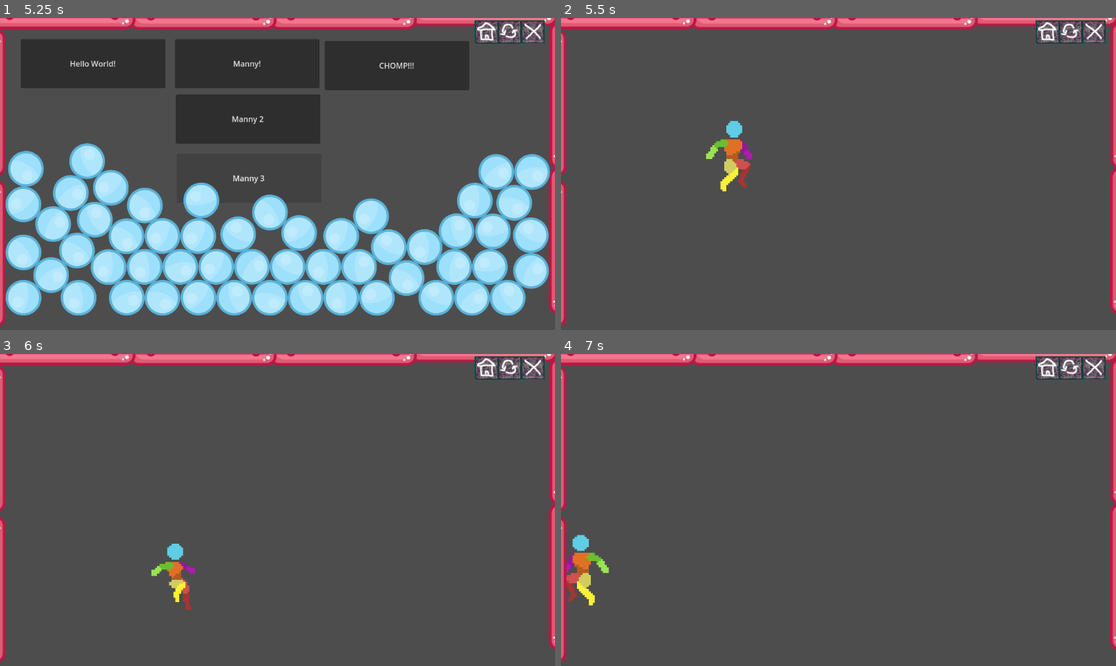
Above: before the commit, frames 1-4 (two rows, left to right).
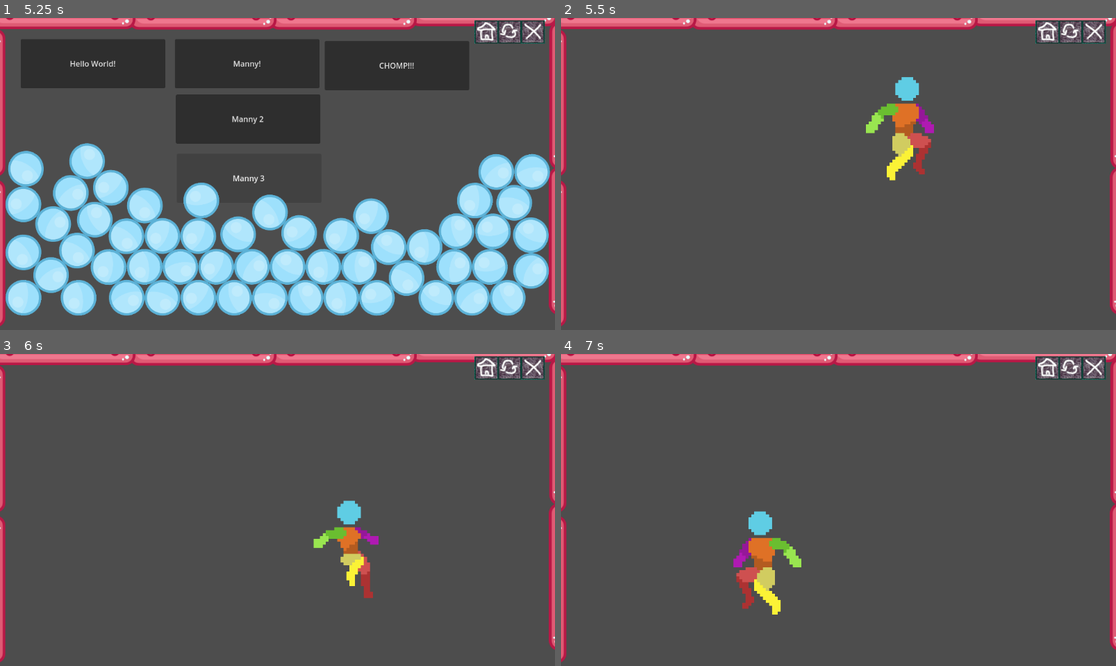
Above: after the commit, the same moments.

Repository: StevenPartridge/godot-learning
Game: Godot game, scene res://Main.tscn
Two runs of this game, one before a commit and one after it. Both use one fixed random seed, a clock stepped at 60 frames per second and the inputs below.
Inputs (mouse positions are in pixels of both pictures, inside the frame that each line leads up to):
- Up to frame 1 (5.25 s): move the mouse to (399, 158) at 0.52 s; press the mouse at (399, 158) at 0.53 s; hold Right (MoveRight) 0.53-2.03 s; tap W (Jump) at 0.77, 1.52, 3.02, 3.77, 4.52 s; move the mouse to (166, 189) at 1.27 s; release the mouse at (166, 189) at 1.28 s; tap S (Crouch) at 1.35 s; click (166, 189) at 1.55 s; move the mouse to (333, 105) at 2.02 s; press the mouse at (333, 105) at 2.03 s; hold A (MoveLeft) 2.03-2.78 s; tap Down (GroundPound) at 2.1 s; move the mouse to (249, 236) at 2.77 s; release the mouse at (249, 236) at 2.78 s; hold Right (MoveRight) 2.78-4.28 s; tap Shift (Sprint) at 2.85 s; click (249, 236) at 3.05 s; move the mouse to (444, 220) at 3.52 s; press the mouse at (444, 220) at 3.53 s; move the mouse to (111, 127) at 4.27 s; release the mouse at (111, 127) at 4.28 s; hold A (MoveLeft) 4.28-5.03 s; click (111, 127) at 4.35 s; move the mouse to (305, 174) at 5.02 s; hold Right (MoveRight) from 5.03 s (still down); hold S (Crouch) from 5.03 s (still down)
- Up to frame 2 (5.5 s): keep holding Right (MoveRight); keep holding S (Crouch); click (866, 174) at 5.3 s
- Up to frame 3 (6 s): move the mouse to (194, 432) at 5.77 s; release Right (MoveRight) at 5.78 s; release S (Crouch) at 5.78 s; hold A (MoveLeft) from 5.78 s (still down); tap Down (GroundPound) at 5.85 s
- Up to frame 4 (7 s): keep holding A (MoveLeft); tap W (Jump) at 6.02, 6.77 s; click (755, 432) at 6.05 s; move the mouse to (960, 494) at 6.52 s; hold Shift (Sprint) from 6.53 s (still down); click (960, 494) at 6.8 s

Frame 1 is identical in both runs. In frame 2, 2.5% of the frame differs, in the area x 26-68%, y 18-56%; in frame 3, 1.9%; in frame 4, 2.5%.

Commit message:
Pushing against a wall is working

Diff:
--- a/src/Manny3/Manny3.gd
+++ b/src/Manny3/Manny3.gd
@@ -6,7 +6,13 @@
 	JUMP,
 	LAND,
 	CROUCH,
-	RUN
+	RUN,
+	PUNCHJAB,
+	PUNCHHEAVY,
+	PUNCHCROSS,
+	PUSHPULLIDLE,
+	PUSH,
+	PULL
 	# Add other states like ATTACK, CLIMB, etc.
 }
 
@@ -90,14 +96,18 @@
 		update_state(State.JUMP)
 	if is_press_left() and is_on_floor():
 		current_direction = Direction.LEFT
-		if is_sprinting():
+		if abs(velocity.x) == 0:
+			update_state(State.PUSH)
+		elif is_sprinting():
 			update_state(State.RUN)
 		else:
 			update_state(State.WALK)
 		Manny.flip_h = true
 	if is_press_right() and is_on_floor():
 		current_direction = Direction.RIGHT
-		if is_sprinting():
+		if abs(velocity.x) == 0:
+			update_state(State.PUSH)
+		elif is_sprinting():
 			update_state(State.RUN)
 		else:
 			update_state(State.WALK)
@@ -121,6 +131,8 @@
 	if current_state == State.LAND and Manny.animation == "LandOnGround" and get_input_direction() == 0:
 		return
 
+	print(current_state)
+
 	match current_state:
 		State.IDLE:
 			play_animation("Idle")
@@ -136,6 +148,18 @@
 			call_deferred("_set_state_idle")
 		State.CROUCH:
 			play_animation("CrouchIdle")
+		State.PUSH:
+			play_animation("InteractionPush")
+		State.PULL:
+			play_animation("InteractionPull")
+		State.PUSHPULLIDLE:
+			play_animation("InteractionPushPullIdle")
+		State.PUNCHJAB:
+			play_animation("PunchJab")
+		State.PUNCHHEAVY:
+			play_animation("PunchHeavy")
+		State.PUNCHCROSS:
+			play_animation("PunchCross")
 		# Add cases for other states
 
 func play_animation(anim_name):
@@ -146,4 +170,5 @@
 
 func _set_state_idle():
 	if is_on_floor():
+		print("NOPE")
 		update_state(State.IDLE)
--- a/src/Manny3/Manny3.tscn
+++ b/src/Manny3/Manny3.tscn
@@ -10,11 +10,15 @@
 [ext_resource type="Texture2D" uid="uid://bxem7m7t88rwy" path="res://assets/animations/Manny/Shoot 2H/player shoot 2H 48x48.png" id="5_mjwch"]
 [ext_resource type="Texture2D" uid="uid://bofhwds88qr4t" path="res://assets/animations/Manny/Sprite Sheets/run cycle 48x48.png" id="6_tbu6v"]
 [ext_resource type="Texture2D" uid="uid://ds4yg5hm6m56q" path="res://assets/animations/Manny/Sword Stab/Player Sword Stab 96x48.png" id="7_8fnyd"]
+[ext_resource type="Texture2D" uid="uid://bdsceij6n8qbl" path="res://assets/animations/Manny/Push/player push 48x48.png" id="7_ftl3q"]
 [ext_resource type="Texture2D" uid="uid://bykhyv6gwdd3g" path="res://assets/animations/Manny/Sprite Sheets/player jump 48x48.png" id="7_jdp2h"]
+[ext_resource type="Texture2D" uid="uid://dom8p4lbe3cjm" path="res://assets/animations/Manny/Pull/Player Pull 48x48.png" id="7_q77ev"]
 [ext_resource type="Texture2D" uid="uid://brov0k4o5tw8o" path="res://assets/animations/Manny/Punch Cross/Player Punch Cross 64x64.png" id="8_eyo7w"]
 [ext_resource type="Texture2D" uid="uid://d1a0k62p851rk" path="res://assets/animations/Manny/PlayerWalk/PlayerWalk 48x48.png" id="8_lnd0k"]
 [ext_resource type="Texture2D" uid="uid://bjkc4hbop5wl3" path="res://assets/animations/Manny/Punch Jab/Player Jab 48x48.png" id="9_5hcjm"]
+[ext_resource type="Texture2D" uid="uid://b0dkj4fmrcl7i" path="res://assets/animations/Manny/PlayerIdlePushPull/player push idle 48x48.png" id="9_r8sh8"]
 [ext_resource type="Texture2D" uid="uid://buyr2cfj2ggvy" path="res://assets/animations/Manny/Sprite Sheets/Wall Slide 48x48.png" id="10_uyxqh"]
+[ext_resource type="Texture2D" uid="uid://csvhe2kwnw4lj" path="res://assets/animations/Manny/Player Punch/Player Punch 64x64.png" id="12_pbn2v"]
 
 [sub_resource type="AtlasTexture" id="AtlasTexture_1nxw2"]
 atlas = ExtResource("2_eklbv")
@@ -200,6 +204,102 @@
 atlas = ExtResource("3_pbp33")
 region = Rect2(432, 0, 48, 48)
 
+[sub_resource type="AtlasTexture" id="AtlasTexture_wei46"]
+atlas = ExtResource("7_q77ev")
+region = Rect2(0, 0, 48, 48)
+
+[sub_resource type="AtlasTexture" id="AtlasTexture_wy8j0"]
+atlas = ExtResource("7_q77ev")
+region = Rect2(48, 0, 48, 48)
+
+[sub_resource type="AtlasTexture" id="AtlasTexture_1wkv3"]
+atlas = ExtResource("7_q77ev")
+region = Rect2(96, 0, 48, 48)
+
+[sub_resource type="AtlasTexture" id="AtlasTexture_4p4oc"]
+atlas = ExtResource("7_q77ev")
+region = Rect2(144, 0, 48, 48)
+
+[sub_resource type="AtlasTexture" id="AtlasTexture_csrf7"]
+atlas = ExtResource("7_q77ev")
+region = Rect2(192, 0, 48, 48)
+
+[sub_resource type="AtlasTexture" id="AtlasTexture_xwdwa"]
+atlas = ExtResource("7_q77ev")
+region = Rect2(240, 0, 48, 48)
+
+[sub_resource type="AtlasTexture" id="AtlasTexture_nf6ua"]
+atlas = ExtResource("7_ftl3q")
+region = Rect2(0, 0, 48, 48)
+
+[sub_resource type="AtlasTexture" id="AtlasTexture_wy6hx"]
+atlas = ExtResource("7_ftl3q")
+region = Rect2(48, 0, 48, 48)
+
+[sub_resource type="AtlasTexture" id="AtlasTexture_b17kh"]
+atlas = ExtResource("7_ftl3q")
+region = Rect2(96, 0, 48, 48)
+
+[sub_resource type="AtlasTexture" id="AtlasTexture_44sid"]
+atlas = ExtResource("7_ftl3q")
+region = Rect2(144, 0, 48, 48)
+
+[sub_resource type="AtlasTexture" id="AtlasTexture_nxo5r"]
+atlas = ExtResource("7_ftl3q")
+region = Rect2(192, 0, 48, 48)
+
+[sub_resource type="AtlasTexture" id="AtlasTexture_o30wm"]
+atlas = ExtResource("7_ftl3q")
+region = Rect2(240, 0, 48, 48)
+
+[sub_resource type="AtlasTexture" id="AtlasTexture_foh6y"]
+atlas = ExtResource("7_ftl3q")
+region = Rect2(288, 0, 48, 48)
+
+[sub_resource type="AtlasTexture" id="AtlasTexture_r6n1u"]
+atlas = ExtResource("7_ftl3q")
+region = Rect2(336, 0, 48, 48)
+
+[sub_resource type="AtlasTexture" id="AtlasTexture_lamic"]
+atlas = ExtResource("7_ftl3q")
+region = Rect2(384, 0, 48, 48)
+
+[sub_resource type="AtlasTexture" id="AtlasTexture_dfnlb"]
+atlas = ExtResource("7_ftl3q")
+region = Rect2(432, 0, 48, 48)
+
+[sub_resource type="AtlasTexture" id="AtlasTexture_ys30l"]
+atlas = ExtResource("9_r8sh8")
+region = Rect2(0, 0, 48, 48)
+
+[sub_resource type="AtlasTexture" id="AtlasTexture_01o3e"]
+atlas = ExtResource("9_r8sh8")
+region = Rect2(48, 0, 48, 48)
+
+[sub_resource type="AtlasTexture" id="AtlasTexture_dky6x"]
+atlas = ExtResource("9_r8sh8")
+region = Rect2(96, 0, 48, 48)
+
+[sub_resource type="AtlasTexture" id="AtlasTexture_tleg1"]
+atlas = ExtResource("9_r8sh8")
+region = Rect2(144, 0, 48, 48)
+
+[sub_resource type="AtlasTexture" id="AtlasTexture_smswt"]
+atlas = ExtResource("9_r8sh8")
+region = Rect2(192, 0, 48, 48)
+
+[sub_resource type="AtlasTexture" id="AtlasTexture_23lcn"]
+atlas = ExtResource("9_r8sh8")
+region = Rect2(240, 0, 48, 48)
+
+[sub_resource type="AtlasTexture" id="AtlasTexture_ca86c"]
+atlas = ExtResource("9_r8sh8")
+region = Rect2(288, 0, 48, 48)
+
+[sub_resource type="AtlasTexture" id="AtlasTexture_kkofa"]
+atlas = ExtResource("9_r8sh8")
+region = Rect2(336, 0, 48, 48)
+
 [sub_resource type="AtlasTexture" id="AtlasTexture_6jd2u"]
 atlas = ExtResource("4_pdcvi")
 region = Rect2(0, 0, 48, 48)
@@ -264,6 +364,38 @@
 atlas = ExtResource("8_eyo7w")
 region = Rect2(384, 0, 64, 64)
 
+[sub_resource type="AtlasTexture" id="AtlasTexture_p5gb5"]
+atlas = ExtResource("12_pbn2v")
+region = Rect2(0, 0, 64, 64)
+
+[sub_resource type="AtlasTexture" id="AtlasTexture_g0wb2"]
+atlas = ExtResource("12_pbn2v")
+region = Rect2(64, 0, 64, 64)
+
+[sub_resource type="AtlasTexture" id="AtlasTexture_e72ng"]
+atlas = ExtResource("12_pbn2v")
+region = Rect2(128, 0, 64, 64)
+
+[sub_resource type="AtlasTexture" id="AtlasTexture_5j2yo"]
+atlas = ExtResource("12_pbn2v")
+region = Rect2(192, 0, 64, 64)
+
+[sub_resource type="AtlasTexture" id="AtlasTexture_ooq7y"]
+atlas = ExtResource("12_pbn2v")
+region = Rect2(256, 0, 64, 64)
+
+[sub_resource type="AtlasTexture" id="AtlasTexture_0d0po"]
+atlas = ExtResource("12_pbn2v")
+region = Rect2(320, 0, 64, 64)
+
+[sub_resource type="AtlasTexture" id="AtlasTexture_n1kia"]
+atlas = ExtResource("12_pbn2v")
+region = Rect2(384, 0, 64, 64)
+
+[sub_resource type="AtlasTexture" id="AtlasTexture_ph6vp"]
+atlas = ExtResource("12_pbn2v")
+region = Rect2(448, 0, 64, 64)
+
 [sub_resource type="AtlasTexture" id="AtlasTexture_dv82p"]
 atlas = ExtResource("9_5hcjm")
 region = Rect2(0, 0, 48, 48)
@@ -675,6 +807,93 @@
 }, {
 "frames": [{
 "duration": 1.0,
+"texture": SubResource("AtlasTexture_wei46")
+}, {
+"duration": 1.0,
+"texture": SubResource("AtlasTexture_wy8j0")
+}, {
+"duration": 1.0,
+"texture": SubResource("AtlasTexture_1wkv3")
+}, {
+"duration": 1.0,
+"texture": SubResource("AtlasTexture_4p4oc")
+}, {
+"duration": 1.0,
+"texture": SubResource("AtlasTexture_csrf7")
+}, {
+"duration": 1.0,
+"texture": SubResource("AtlasTexture_xwdwa")
+}],
+"loop": true,
+"name": &"InteractionPull",
+"speed": 10.0
+}, {
+"frames": [{
+"duration": 1.0,
+"texture": SubResource("AtlasTexture_nf6ua")
+}, {
+"duration": 1.0,
+"texture": SubResource("AtlasTexture_wy6hx")
+}, {
+"duration": 1.0,
+"texture": SubResource("AtlasTexture_b17kh")
+}, {
+"duration": 1.0,
+"texture": SubResource("AtlasTexture_44sid")
+}, {
+"duration": 1.0,
+"texture": SubResource("AtlasTexture_nxo5r")
+}, {
+"duration": 1.0,
+"texture": SubResource("AtlasTexture_o30wm")
+}, {
+"duration": 1.0,
+"texture": SubResource("AtlasTexture_foh6y")
+}, {
+"duration": 1.0,
+"texture": SubResource("AtlasTexture_r6n1u")
+}, {
+"duration": 1.0,
+"texture": SubResource("AtlasTexture_lamic")
+}, {
+"duration": 1.0,
+"texture": SubResource("AtlasTexture_dfnlb")
+}],
+"loop": true,
+"name": &"InteractionPush",
+"speed": 10.0
+}, {
+"frames": [{
+"duration": 1.0,
+"texture": SubResource("AtlasTexture_ys30l")
+}, {
+"duration": 1.0,
+"texture": SubResource("AtlasTexture_01o3e")
+}, {
+"duration": 1.0,
+"texture": SubResource("AtlasTexture_dky6x")
+}, {
+"duration": 1.0,
+"texture": SubResource("AtlasTexture_tleg1")
+}, {
+"duration": 1.0,
+"texture": SubResource("AtlasTexture_smswt")
+}, {
+"duration": 1.0,
+"texture": SubResource("AtlasTexture_23lcn")
+}, {
+"duration": 1.0,
+"texture": SubResource("AtlasTexture_ca86c")
+}, {
+"duration": 1.0,
+"texture": SubResource("AtlasTexture_kkofa")
+}],
+"loop": true,
+"name": &"InteractionPushPullIdle",
+"speed": 10.0
+}, {
+"frames": [{
+"duration": 1.0,
 "texture": SubResource("AtlasTexture_6jd2u")
 }, {
 "duration": 1.0,
@@ -733,6 +952,35 @@
 }, {
 "frames": [{
 "duration": 1.0,
+"texture": SubResource("AtlasTexture_p5gb5")
+}, {
+"duration": 1.0,
+"texture": SubResource("AtlasTexture_g0wb2")
+}, {
+"duration": 1.0,
+"texture": SubResource("AtlasTexture_e72ng")
+}, {
+"duration": 1.0,
+"texture": SubResource("AtlasTexture_5j2yo")
+}, {
+"duration": 1.0,
+"texture": SubResource("AtlasTexture_ooq7y")
+}, {
+"duration": 1.0,
+"texture": SubResource("AtlasTexture_0d0po")
+}, {
+"duration": 1.0,
+"texture": SubResource("AtlasTexture_n1kia")
+}, {
+"duration": 1.0,
+"texture": SubResource("AtlasTexture_ph6vp")
+}],
+"loop": false,
+"name": &"PunchHeavy",
+"speed": 10.0
+}, {
+"frames": [{
+"duration": 1.0,
 "texture": SubResource("AtlasTexture_dv82p")
 }, {
 "duration": 1.0,
@@ -951,24 +1199,22 @@
 }]
 
 [sub_resource type="CapsuleShape2D" id="CapsuleShape2D_0wxrh"]
-radius = 7.35294
-height = 26.0
+radius = 8.07022
+height = 18.6463
 
 [node name="Manny3" type="CharacterBody2D"]
 script = ExtResource("1_xeux6")
 
 [node name="AnimatedSprite2D" type="AnimatedSprite2D" parent="."]
 texture_filter = 1
-scale = Vector2(5.32, 5.32)
+scale = Vector2(0.88, 0.88)
 sprite_frames = SubResource("SpriteFrames_xn0fi")
-animation = &"PunchJab"
+animation = &"Idle"
 autoplay = "Idle"
-frame = 9
-frame_progress = 1.0
 
 [node name="CollisionShape2D" type="CollisionShape2D" parent="."]
 position = Vector2(0, 4)
-scale = Vector2(0.68, 1)
+scale = Vector2(1.23912, 0.965339)
 shape = SubResource("CapsuleShape2D_0wxrh")
 
 [connection signal="animation_finished" from="AnimatedSprite2D" to="." method="_set_state_idle"]
--- a/src/Manny3/MannysWorld3.tscn
+++ b/src/Manny3/MannysWorld3.tscn
@@ -1,12 +1,12 @@
 [gd_scene load_steps=3 format=3 uid="uid://cjlaqfexvsdor"]
 
 [ext_resource type="PackedScene" uid="uid://f061epmdy5ix" path="res://Extras/WallFrame.tscn" id="1_2cvqr"]
-[ext_resource type="PackedScene" uid="uid://cvru3wihhmkwa" path="res://Manny2/Manny2.tscn" id="2_hjvn7"]
+[ext_resource type="PackedScene" uid="uid://c0l5t54gaj7pn" path="res://Manny3/Manny3.tscn" id="2_qt2m5"]
 
 [node name="Node2D" type="Node2D"]
 
 [node name="WallContainer" parent="." instance=ExtResource("1_2cvqr")]
 
-[node name="Manny" parent="." instance=ExtResource("2_hjvn7")]
-position = Vector2(368, 271)
-scale = Vector2(4.16, 4.16)
+[node name="Manny3" parent="." instance=ExtResource("2_qt2m5")]
+position = Vector2(731, 209)
+scale = Vector2(6.96, 6.96)
--- a/src/project.godot
+++ b/src/project.godot
@@ -53,8 +53,7 @@
 }
 Jump={
 "deadzone": 0.5,
-"events": [Object(InputEventKey,"resource_local_to_scene":false,"resource_name":"","device":0,"window_id":0,"alt_pressed":false,"shift_pressed":false,"ctrl_pressed":false,"meta_pressed":false,"pressed":false,"keycode":0,"physical_keycode":32,"key_label":0,"unicode":0,"echo":false,"script":null)
-, Object(InputEventKey,"resource_local_to_scene":false,"resource_name":"","device":-1,"window_id":0,"alt_pressed":false,"shift_pressed":false,"ctrl_pressed":false,"meta_pressed":false,"pressed":false,"keycode":0,"physical_keycode":87,"key_label":0,"unicode":119,"echo":false,"script":null)
+"events": [Object(InputEventKey,"resource_local_to_scene":false,"resource_name":"","device":-1,"window_id":0,"alt_pressed":false,"shift_pressed":false,"ctrl_pressed":false,"meta_pressed":false,"pressed":false,"keycode":0,"physical_keycode":87,"key_label":0,"unicode":119,"echo":false,"script":null)
 , Object(InputEventKey,"resource_local_to_scene":false,"resource_name":"","device":0,"window_id":0,"alt_pressed":false,"shift_pressed":false,"ctrl_pressed":false,"meta_pressed":false,"pressed":false,"keycode":0,"physical_keycode":4194320,"key_label":0,"unicode":0,"echo":false,"script":null)
 ]
 }
@@ -87,3 +86,18 @@
 "events": [Object(InputEventKey,"resource_local_to_scene":false,"resource_name":"","device":-1,"window_id":0,"alt_press …(182 unchanged characters)…
 ]
 }
+Interact={
+"deadzone": 0.5,
+"events": [Object(InputEventKey,"resource_local_to_scene":false,"resource_name":"","device":-1,"window_id":0,"alt_pressed":false,"shift_pressed":false,"ctrl_pressed":false,"meta_pressed":false,"pressed":false,"keycode":0,"physical_keycode":69,"key_label":0,"unicode":101,"echo":false,"script":null)
+]
+}
+MainAttack={
+"deadzone": 0.5,
+"events": [Object(InputEventMouseButton,"resource_local_to_scene":false,"resource_name":"","device":-1,"window_id":0,"alt_pressed":false,"shift_pressed":false,"ctrl_pressed":false,"meta_pressed":false,"button_mask":1,"position":Vector2(74, 16),"global_position":Vector2(78, 59),"factor":1.0,"button_index":1,"canceled":false,"pressed":true,"double_click":false,"script":null)
+]
+}
+SecondAttack={
+"deadzone": 0.5,
+"events": [Object(InputEventMouseButton,"resource_local_to_scene":false,"resource_name":"","device":-1,"window_id":0,"alt_pressed":false,"shift_pressed":false,"ctrl_pressed":false,"meta_pressed":false,"button_mask":2,"position":Vector2(118, 23),"global_position":Vector2(122, 66),"factor":1.0,"button_index":2,"canceled":false,"pressed":true,"double_click":false,"script":null)
+]
+}
Not shown: 1 places in src/Manny3/Manny3.tscn that only renumber resources
